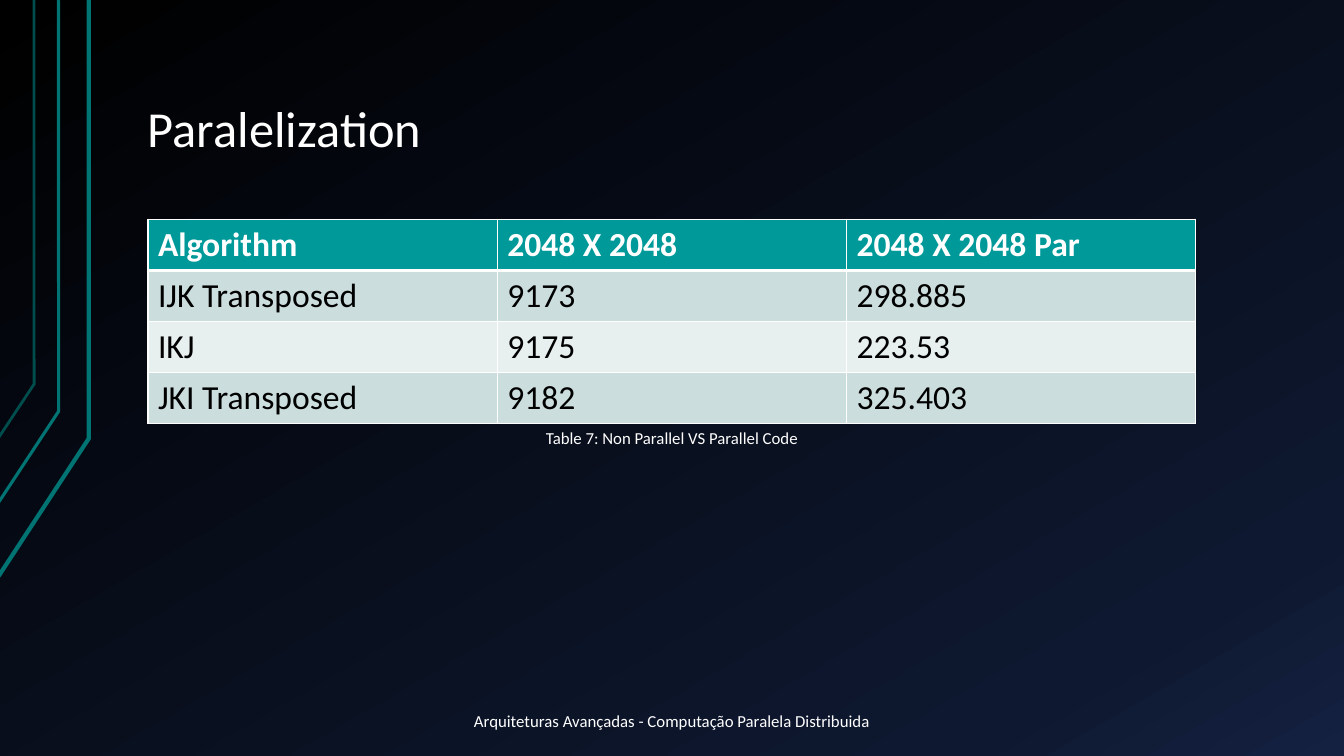
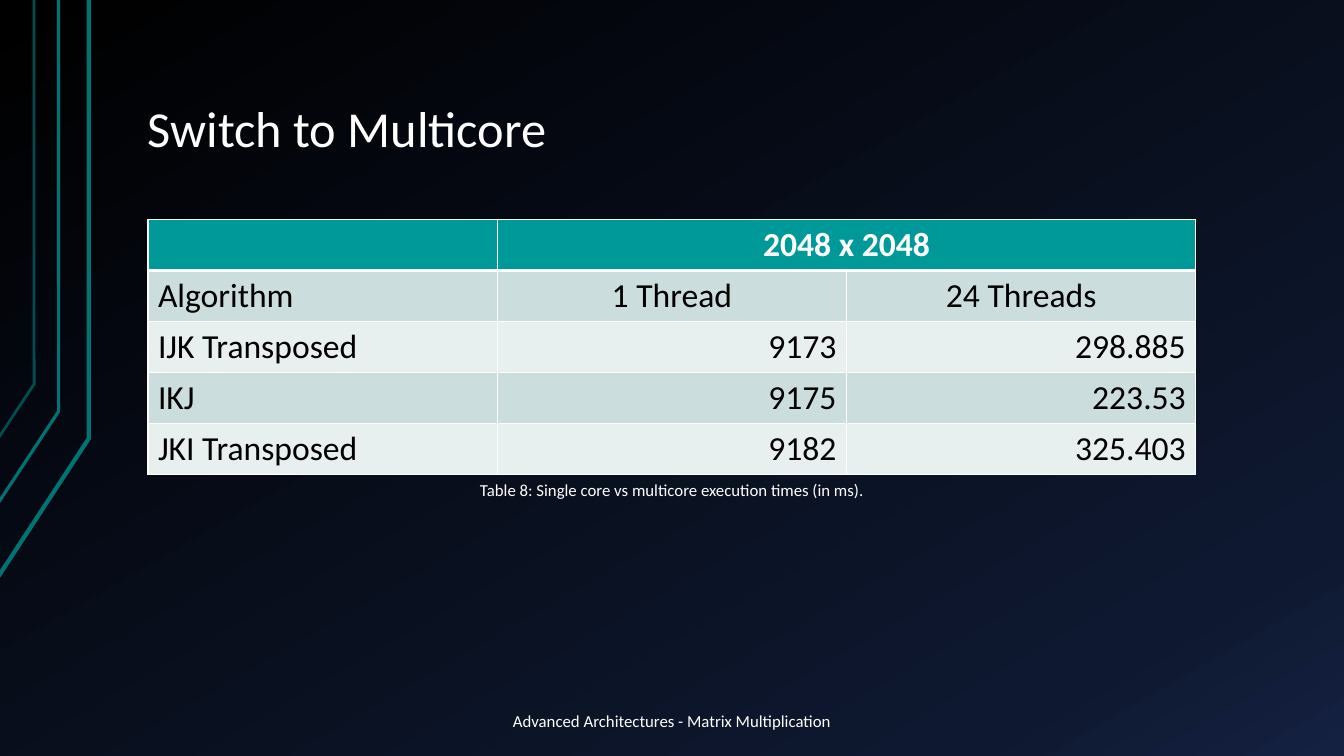
Before and after one commit to Frodo061/RegMatrix-Multiplication, a slide deck: slide 8 of AA_WorkAssignment_Pres.pptx. Drawn at 1344x756 pixels with LibreOffice and Linux fonts; fonts in the diff are those of the drawing. Boxes give left, top, right and bottom in pixels: in the first picture for what was removed or moved away, otherwise in the second. Text is boxed around its words. In the diff, an @@ line names an element or a change of style, - is before the commit and + after.

```diff
--- a/AA_WorkAssignment_Pres.pptx
+++ b/AA_WorkAssignment_Pres.pptx
@@ title at (148,112,547,148): text changed @@
-Paralelization
+Switch to Multicore
@@ table at (148,220,1195,472) @@
-row 1: Algorithm | 2048 X 2048 | 2048 X 2048 Par
+row 1:  | 2048 x 2048 | 
+row 2: Algorithm | 1 Thread | 24 Threads
@@ text at (480,484,863,499): text changed @@
-Table 7: Non Parallel VS Parallel Code
+Table 8: Single core vs multicore execution times (in ms).
@@ text at (513,715,831,730): text changed @@
-Arquiteturas Avançadas - Computação Paralela Distribuida
+Advanced Architectures - Matrix Multiplication
```
Also in this commit, not shown: 7 other slides changed, 2 slides added, 2 slides removed.
